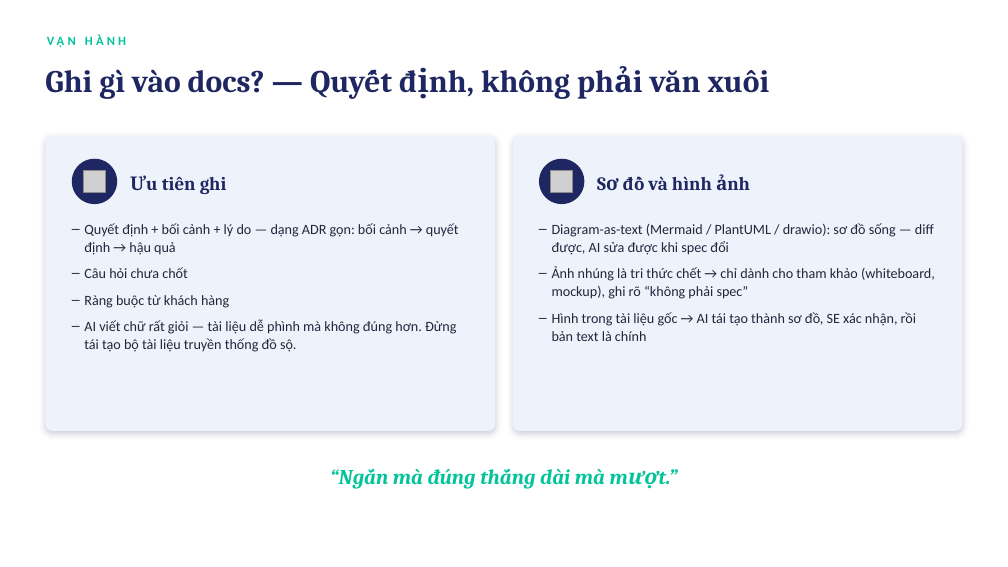
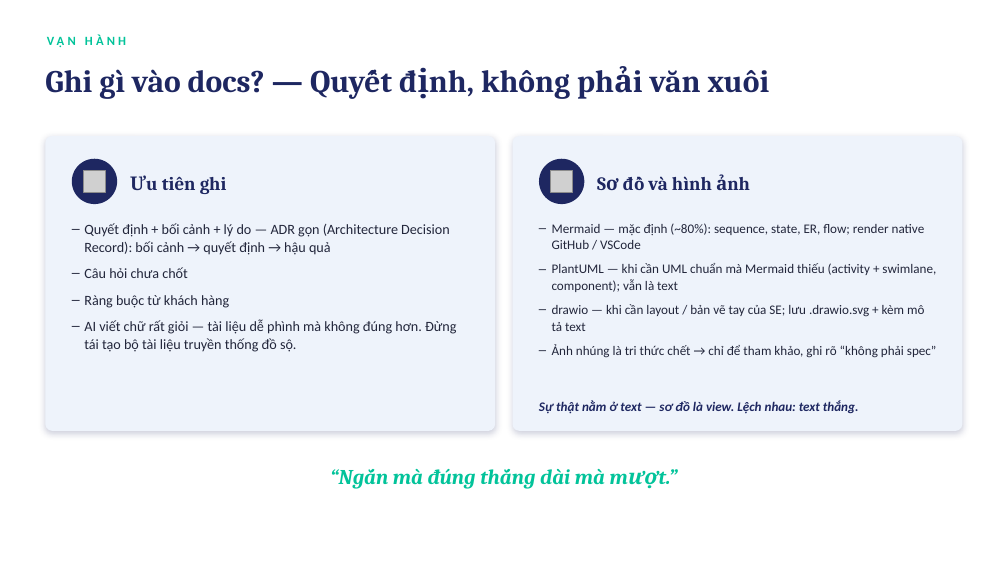
Before and after one commit to umbalaconmeogia/ai-cowork-sysdev, a slide deck: slide 8 of docs/AiAssistant/AiAssistant-team-intro.pptx. Drawn at 1008x567 pixels with LibreOffice and Linux fonts; fonts in the diff are those of the drawing; grey boxes stand for pictures. Boxes give left, top, right and bottom in pixels: in the first picture for what was removed or moved away, otherwise in the second. Text is boxed around its words. In the diff, an @@ line names an element or a change of style, - is before the commit and + after.

```diff
--- a/docs/AiAssistant/AiAssistant-team-intro.pptx
+++ b/docs/AiAssistant/AiAssistant-team-intro.pptx
@@ text at (x1=84, y1=223, x2=450, y2=255): text changed @@
-– Quyết định + bối cảnh + lý do — dạng ADR gọn: bối cảnh → quyết định → hậu quả
+– Quyết định + bối cảnh + lý do — ADR gọn (Architecture Decision Record): bối cảnh → quyết định → hậu quả
@@ text at (x1=552, y1=223, x2=937, y2=358): text changed; size 13.5 to 12.5 pt @@
-– Diagram-as-text (Mermaid / PlantUML / drawio): sơ đồ sống — diff được, AI sửa được khi spec đổi
-– Ảnh nhúng là tri thức chết → chỉ dành cho tham khảo (whiteboard, mockup), ghi rõ “không phải spec”
-– Hình trong tài liệu gốc → AI tái tạo thành sơ đồ, SE xác nhận, rồi bản text là chính
+– Mermaid — mặc định (~80%): sequence, state, ER, flow; render native GitHub / VSCode
+– PlantUML — khi cần UML chuẩn mà Mermaid thiếu (activity + swimlane, component); vẫn là text
+– drawio — khi cần layout / bản vẽ tay của SE; lưu .drawio.svg + kèm mô tả text
+– Ảnh nhúng là tri thức chết → chỉ để tham khảo, ghi rõ “không phải spec”
@@ text added at (x1=539, y1=400, x2=859, y2=414), 12.5 pt, text #1E2761, bold, italic @@
+Sự thật nằm ở text — sơ đồ là view. Lệch nhau: text thắng.
```
Also in this commit, not shown: 3 other files.
